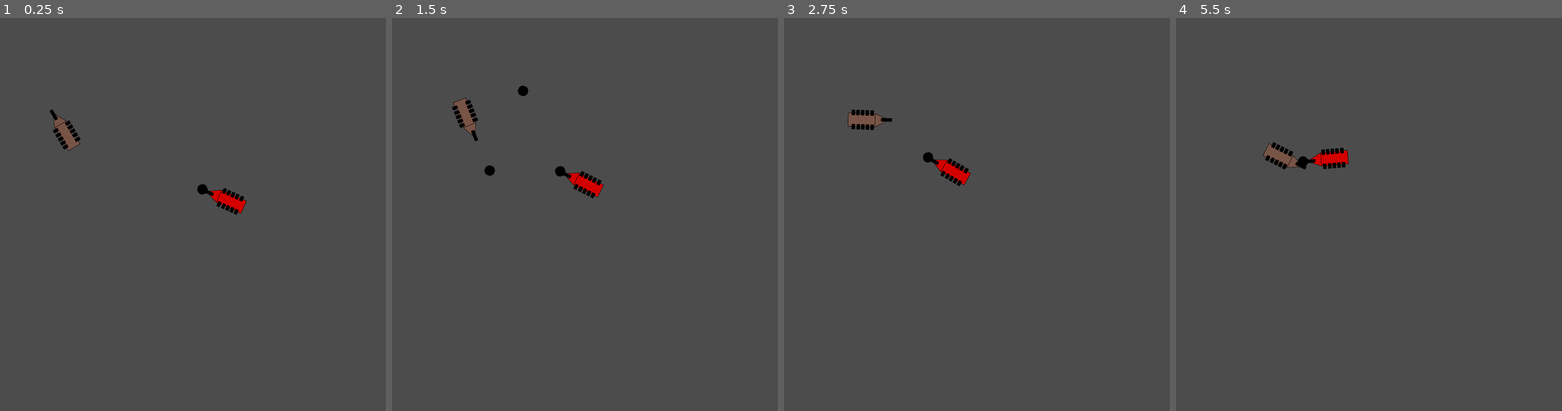
Above: before the commit, frames 1-4 (left to right).
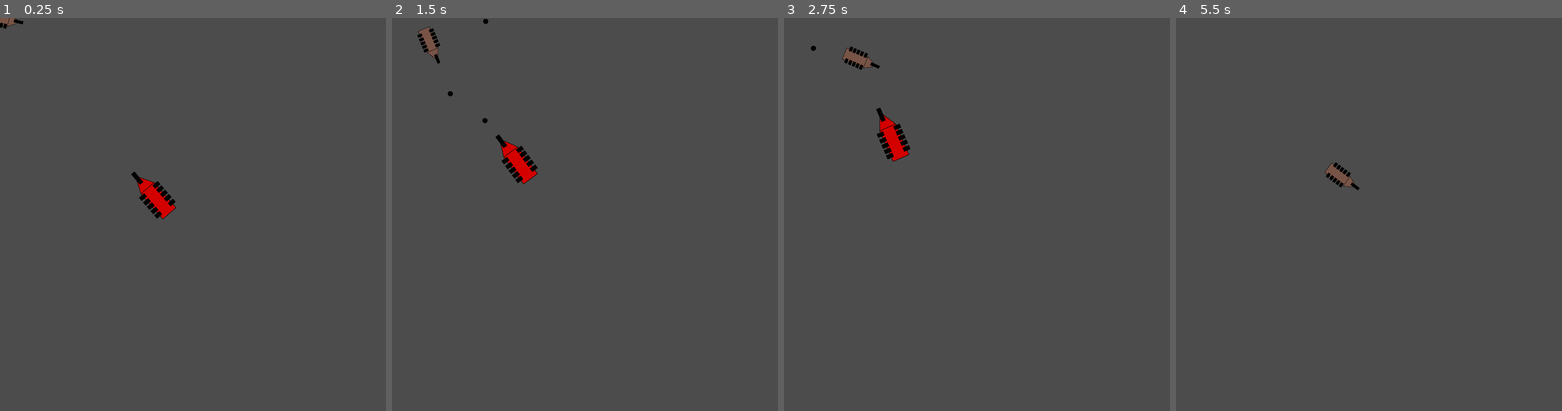
Above: after the commit, the same moments.

Repository: casaArseniy/AhoyHacks-PirateGame
Game: Godot game, scene res://MainMap.tscn
Same seed, same stepped clock (60 frames per second), same inputs: the game is played once before the commit and once after it. The project has no main scene, so this scene is started directly.
Inputs (mouse positions are in pixels of both pictures, inside the frame that each line leads up to):
- Up to frame 1 (0.25 s): no input
- Up to frame 2 (1.5 s): move the mouse to (673, 194) at 0.52 s; hold D (right_shoot) 0.53-1.28 s; hold Space (anchor) 0.53-1.28 s; move the mouse to (511, 234) at 1.27 s; hold A (left_shoot) from 1.28 s (still down); click (511, 234) at 1.35 s
- Up to frame 3 (2.75 s): move the mouse to (1019, 128) at 2.02 s; release A (left_shoot) at 2.03 s; hold D (right_shoot) from 2.03 s (still down); hold Space (anchor) from 2.03 s (still down)
- Up to frame 4 (5.5 s): move the mouse to (1353, 293) at 2.77 s; release Space (anchor) at 2.78 s; click (1353, 293) at 2.85 s; move the mouse to (1488, 273) at 3.52 s; release D (right_shoot) at 3.53 s; hold Space (anchor) 3.53-4.28 s; hold A (left_shoot) from 3.53 s (still down); move the mouse to (1253, 155) at 4.27 s; click (1253, 155) at 4.35 s; tap Enter at 5 s; move the mouse to (1392, 214) at 5.02 s; hold Space (anchor) from 5.03 s (still down)

The runs differ from the first frame. In frame 1, 1.6% of the frame differs, in the area x 0-64%, y 0-52%; in frame 2, 1.9%, in the area x 6-55%, y 0-46%; in frame 3, 1.7%; in frame 4, 1.1%.

Commit message:
bot can now shoot pirate

Diff:
--- a/Cannonball.gd
+++ b/Cannonball.gd
@@ -1,20 +1,24 @@
 extends RigidBody2D
 
-
+var screen_size # Size of the game window.
 # Declare member variables here. Examples:
 # var a = 2
 # var b = "text"
 
 
 # Called when the node enters the scene tree for the first time.
-func _ready():
-	pass # Replace with function body.
+#func _ready():
+#	screen_size = get_viewport_rect().size
 
 
 # Called every frame. 'delta' is the elapsed time since the previous frame.
 #func _process(delta):
-#	pass
+#	position.x = clamp(position.x, 0, screen_size.x)
+#	position.y = clamp(position.y, 0, screen_size.y)
 
 func _on_Area2D_body_entered(body):
-	if "EnemyShip" in body.name:
-		queue_free()
+	pass
+#	if "EnemyShip" in body.name:
+#		queue_free()
+#	if "PirateShip" in body.name:
+#		queue_free()
--- a/Cannonball.tscn
+++ b/Cannonball.tscn
@@ -7,7 +7,7 @@
 radius = 14.0
 
 [sub_resource type="CircleShape2D" id=2]
-radius = 18.1108
+radius = 7.28011
 
 [node name="Cannonball" type="RigidBody2D"]
 position = Vector2( 1, 0 )
@@ -17,6 +17,8 @@
 }
 
 [node name="Sprite" type="Sprite" parent="."]
+position = Vector2( -4.76837e-07, 2.38419e-07 )
+scale = Vector2( 0.5, 0.5 )
 texture = ExtResource( 1 )
 
 [node name="CollisionShape2D" type="CollisionShape2D" parent="."]
--- a/EnemyShip.gd
+++ b/EnemyShip.gd
@@ -5,35 +5,44 @@
 var elapsed = 20.0
 var weight = 0.1
 var cannonball = preload("res://Cannonball.tscn")
+var center=Vector2.ZERO
+var player_line=Vector2.ZERO
+var ship_line=Vector2.ZERO
+
+var shoot=false
+
 export var cannonball_speed= 800
+
+onready var timer = get_node("Timer")
+
+func _ready():
+	timer.start()
 
 func _physics_process(delta):
 	var Player = get_parent().get_node("PirateShip")
-	var Bot = get_parent().get_node("EnemyShip")
 	position+=(Player.position - position)/300
 	look_at(Player.position)
-	var cannonball_instance=cannonball.instance()
-	cannonball_instance.position=$NoseCannon.get_global_position()
-	cannonball_instance.rotation_degrees=rotation_degrees
-	cannonball_instance.apply_impulse(Vector2(), Player.position.normalized()*800)
-	cannonball_instance.add_to_group("enemy_ball")
-	get_tree().get_root().add_child(cannonball_instance)
+	move_and_collide(motion)
 
-
-
-#
-	move_and_collide(motion)
-#	var min_angle = deg2rad(get_angle_to(Bot.position))
-#	var max_angle = deg2rad(get_angle_to(Player.position))
-#	rotation = lerp_angle(min_angle, max_angle, elapsed)
-#	elapsed += delta
+	if $CannonCone.overlaps_body(Player) and shoot==true:
+		var cannonball_instance=cannonball.instance()
+		cannonball_instance.global_position=$EnemyNoseCannon.get_global_position()
+		cannonball_instance.rotation_degrees=rotation_degrees
+		center = $Center.get_global_position()
+		player_line=(cannonball_instance.position-center).normalized()*400
+		cannonball_instance.apply_impulse(Vector2(), player_line)
+		cannonball_instance.add_to_group("enemy_ball")
+		get_tree().get_root().add_child(cannonball_instance)
+		shoot=false
 
 
 
 func _on_Area2D_body_entered(body):
-#	if "Cannonball" in body.name:
-#		queue_free()
-	if body.is_in_group("enemy_ball"):
-		pass
-	elif body.is_in_group("pirate_ball"):
+	if body.is_in_group("pirate_ball"):
+		body.queue_free()
 		queue_free()
+
+
+
+func _on_Timer_timeout():
+	shoot=true
--- a/EnemyShip.tscn
+++ b/EnemyShip.tscn
@@ -1,13 +1,16 @@
-[gd_scene load_steps=4 format=2]
+[gd_scene load_steps=5 format=2]
 
 [ext_resource path="res://RoyalShip.png" type="Texture" id=1]
 [ext_resource path="res://EnemyShip.gd" type="Script" id=2]
 
 [sub_resource type="RectangleShape2D" id=1]
-extents = Vector2( 61.5, 29 )
+extents = Vector2( 71, 33.25 )
+
+[sub_resource type="RectangleShape2D" id=2]
+extents = Vector2( 136.625, 8 )
 
 [node name="EnemyShip" type="KinematicBody2D"]
-position = Vector2( 178, 266 )
+position = Vector2( -1, -1 )
 rotation = -1.5708
 script = ExtResource( 2 )
 __meta__ = {
@@ -15,19 +18,36 @@
 }
 
 [node name="Sprite" type="Sprite" parent="."]
+position = Vector2( -0.140778, 2.4183 )
+scale = Vector2( 1.24219, 1.28711 )
 texture = ExtResource( 1 )
 
 [node name="CollisionPolygon2D" type="CollisionPolygon2D" parent="."]
-position = Vector2( 1.57574, -0.611115 )
+position = Vector2( 17.6983, -18.3153 )
 scale = Vector2( 1.01715, 1.38889 )
-polygon = PoolVector2Array( -59.5546, 17.72, 11, 17, 37.7766, 1.16, 54.49, 1.16, 54.49, -5.32, 38.7597, -5.32, 13, -19, -59.5546, -19 )
+polygon = PoolVector2Array( -88.0658, 29.24, -2.53232, 29.24, 27.9451, 15.56, 50.5574, 14.12, 50.5574, 6.92001, 27.9451, 6.2, -2.53232, -3.16, -88.0658, -3.16 )
 
 [node name="Area2D" type="Area2D" parent="."]
+position = Vector2( -4, 3 )
 
 [node name="EnemyCollisionShape2D" type="CollisionShape2D" parent="Area2D"]
+position = Vector2( 1, -3.75 )
 shape = SubResource( 1 )
 
-[node name="NoseCannon" type="Node2D" parent="."]
-position = Vector2( 58, -3 )
+[node name="EnemyNoseCannon" type="Node2D" parent="."]
+position = Vector2( 66, -2 )
+
+[node name="Center" type="Node2D" parent="."]
+position = Vector2( -1, 0 )
+
+[node name="CannonCone" type="Area2D" parent="."]
+position = Vector2( 73, -2 )
+
+[node name="CollisionShape2D" type="CollisionShape2D" parent="CannonCone"]
+position = Vector2( 133.375, 7.15256e-06 )
+shape = SubResource( 2 )
+
+[node name="Timer" type="Timer" parent="."]
 
 [connection signal="body_entered" from="Area2D" to="." method="_on_Area2D_body_entered"]
+[connection signal="timeout" from="Timer" to="." method="_on_Timer_timeout"]
--- a/MainMap.tscn
+++ b/MainMap.tscn
@@ -6,7 +6,6 @@
 [node name="MainMap" type="Node2D"]
 
 [node name="PirateShip" parent="." instance=ExtResource( 1 )]
-position = Vector2( 182, 304 )
 
 [node name="EnemyShip" parent="." instance=ExtResource( 2 )]
-position = Vector2( 603, 477 )
+position = Vector2( 413, 478 )
--- a/PirateShip.gd
+++ b/PirateShip.gd
@@ -1,6 +1,6 @@
 extends KinematicBody2D
 
-export var speed = 100 # How fast the player will move (pixels/sec).
+export var speed = 300 # How fast the player will move (pixels/sec).
 export var cannonball_speed= 800
 var screen_size # Size of the game window.
 var cannonball = preload("res://Cannonball.tscn")
@@ -68,4 +68,5 @@
 
 func _on_Area2D_body_entered(body):
 	if body.is_in_group("enemy_ball"):
+		body.queue_free()
 		print("Game Over!")
--- a/PirateShip.tscn
+++ b/PirateShip.tscn
@@ -4,39 +4,41 @@
 [ext_resource path="res://PirateShip.gd" type="Script" id=2]
 
 [sub_resource type="RectangleShape2D" id=1]
-extents = Vector2( 67.5, 31.5 )
+extents = Vector2( 51.5, 24.25 )
 
-[node name="PirateShip" type="KinematicBody2D"]
-position = Vector2( 23, 9 )
+[node name="PirateShip" type="KinematicBody2D" groups=["main_ship"]]
+position = Vector2( -1, 1 )
 script = ExtResource( 2 )
 __meta__ = {
 "_edit_group_": true
 }
 
 [node name="Sprite" type="Sprite" parent="."]
+position = Vector2( 9.5, 7 )
+scale = Vector2( 0.851562, 0.890625 )
 texture = ExtResource( 1 )
 
 [node name="CollisionPolygon2D" type="CollisionPolygon2D" parent="."]
 position = Vector2( 8, 1 )
 scale = Vector2( 1.23146, 1.2648 )
-polygon = PoolVector2Array( -16, 14, -15, 16, 14, 16, 45, -5, 12, -28, -58, -28, -58, 14 )
+polygon = PoolVector2Array( -16.2409, 12.6502, -11.3686, 12.6502, 8.12044, 12.6502, 39.7901, -2.37191, 8.93248, -11.8595, -39.7901, -11.8595, -39.7901, 12.6502 )
 
 [node name="Area2D" type="Area2D" parent="."]
 
 [node name="CollisionShape2D" type="CollisionShape2D" parent="Area2D"]
-position = Vector2( -2, -7 )
+position = Vector2( 7.5, 0.25 )
 shape = SubResource( 1 )
 
 [node name="NoseCannon" type="Node2D" parent="."]
-position = Vector2( 56, -9 )
+position = Vector2( 58, -1 )
 
 [node name="RightCannon" type="Node2D" parent="."]
-position = Vector2( -23, 20 )
+position = Vector2( 1, 24 )
 
 [node name="LeftCannon" type="Node2D" parent="."]
-position = Vector2( -23, -35 )
+position = Vector2( 1, -23 )
 
 [node name="Center" type="Node2D" parent="."]
-position = Vector2( -23, -9 )
+position = Vector2( 1, -1 )
 
 [connection signal="body_entered" from="Area2D" to="." method="_on_Area2D_body_entered"]
